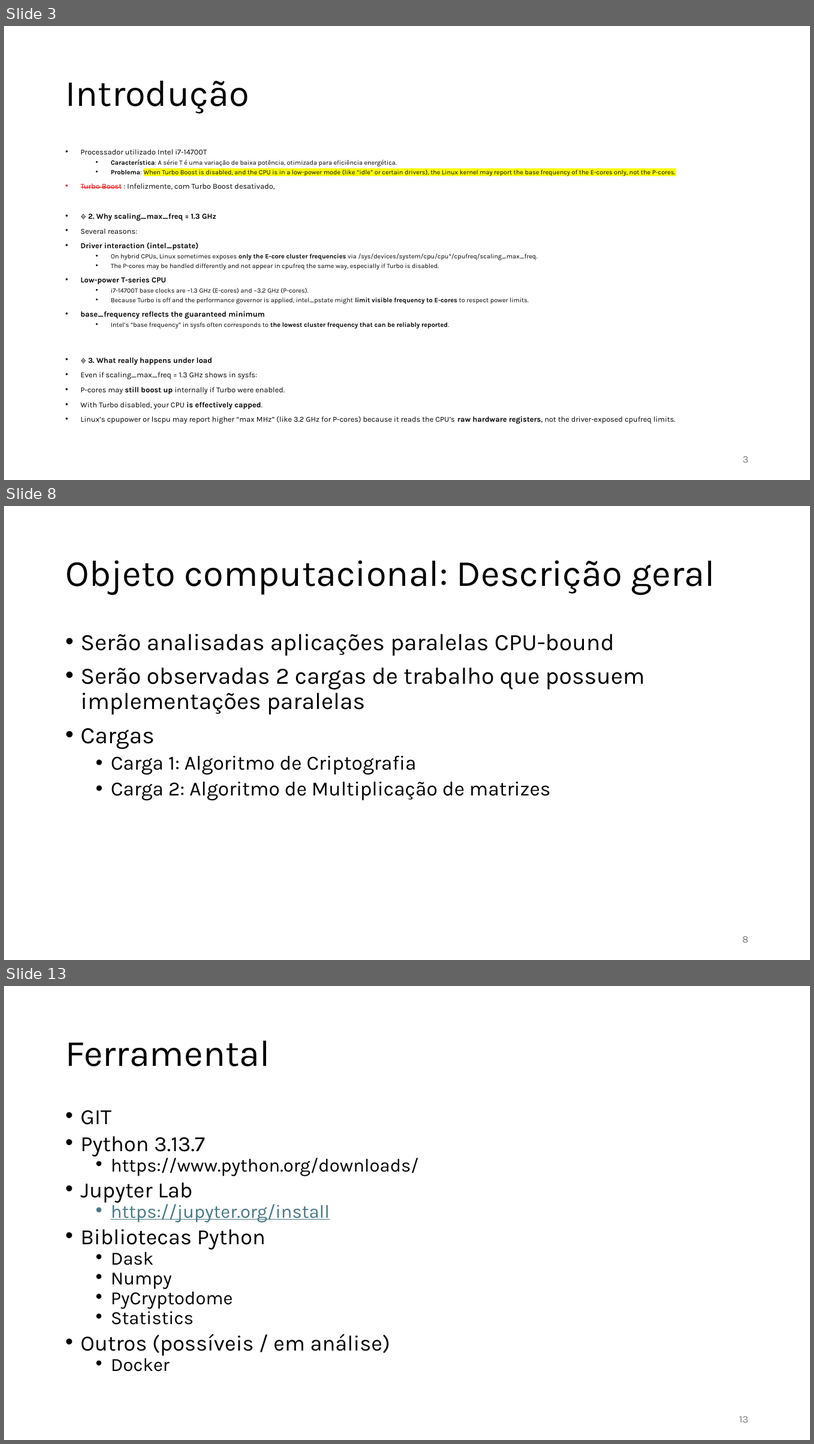
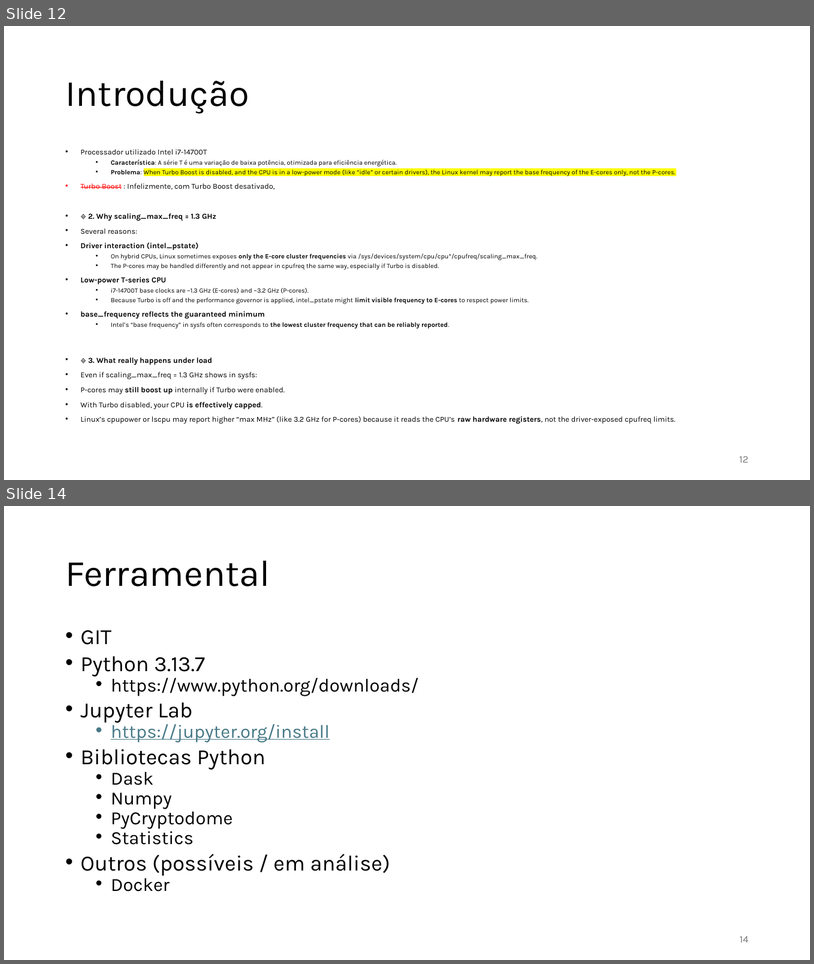
Before and after one commit to jlggross/TF-cmp223, a slide deck: 02-Parcial/02-Parcial-Apresentacao.pptx. Shown one above the other, each under a label of ours: slides 3, 8 and 13 before the commit, slides 12 and 14 after it; the slides between them are not shown. The pictures are 814x1444 and 814x964 pixels, drawn with LibreOffice and Linux fonts; fonts in the diff are those of the drawing. Boxes give left, top, right and bottom in pixels: in the first picture for what was removed or moved away, otherwise in the second. Text is boxed around its words. In the diff, an @@ line names an element or a change of style, - is before the commit and + after.

```diff
--- a/02-Parcial/02-Parcial-Apresentacao.pptx
+++ b/02-Parcial/02-Parcial-Apresentacao.pptx
@@ slide 8 removed at [4, 506, 810, 960], background #FFFFFF @@
@@ title removed at [65, 560, 716, 595] @@
-Objeto computacional: Descrição geral
@@ text removed at [81, 634, 645, 801] @@
-• Serão analisadas aplicações paralelas CPU-bound
-• Serão observadas 2 cargas de trabalho que possuem implementações paralelas
-• Cargas
-  • Carga 1: Algoritmo de Criptografia
-  • Carga 2: Algoritmo de Multiplicação de matrizes
@@ page number removed at [743, 936, 749, 942] @@
-8
@@ what was slide 3 is now slide 12 @@
@@ page number at [740, 456, 749, 462]: text changed @@
-3
+12
@@ what was slide 13 is now slide 14 @@
@@ page number at [740, 936, 749, 942]: text changed @@
-13
+14
```
Also in this commit, not shown: 2 slides changed, 9 slides added, 7 other slides removed.
